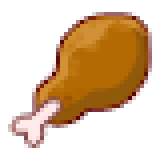
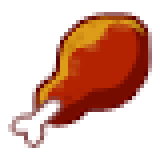
Before/after of a 160 x 160 layered artwork. What changed in the layer stack:
painted on "Фигура 2" over [12, 100, 60, 144]
"Фигура 1 (копия) 2": opacity 100% → 63%, painted on it over [36, 16, 148, 124]
painted on "Фигура 1 (копия)" over [36, 16, 148, 124]
painted on "Фигура 1" over [36, 16, 148, 124]
